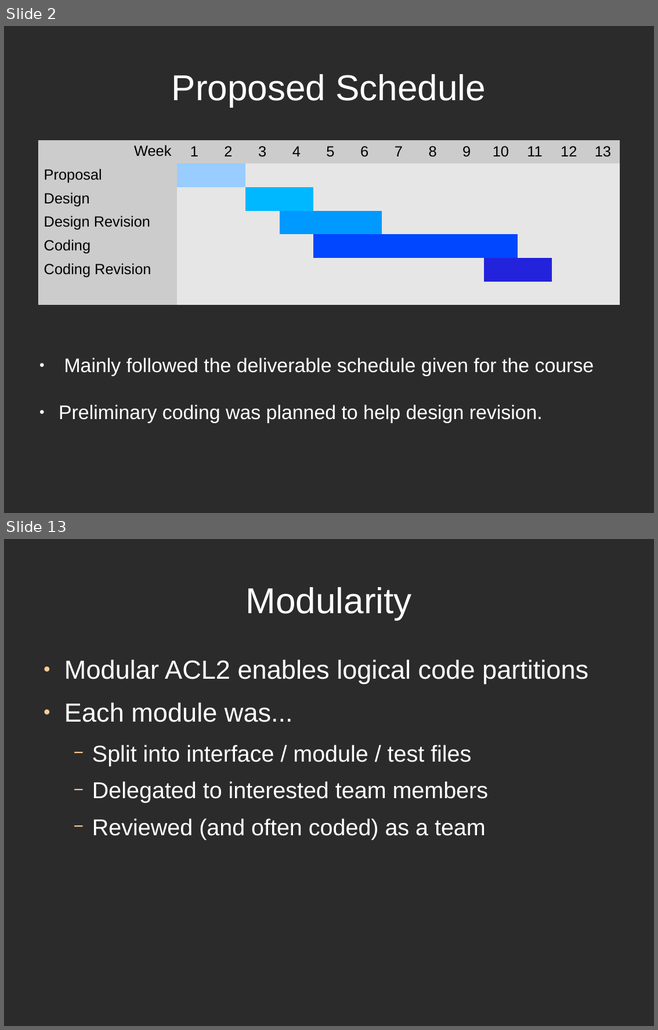
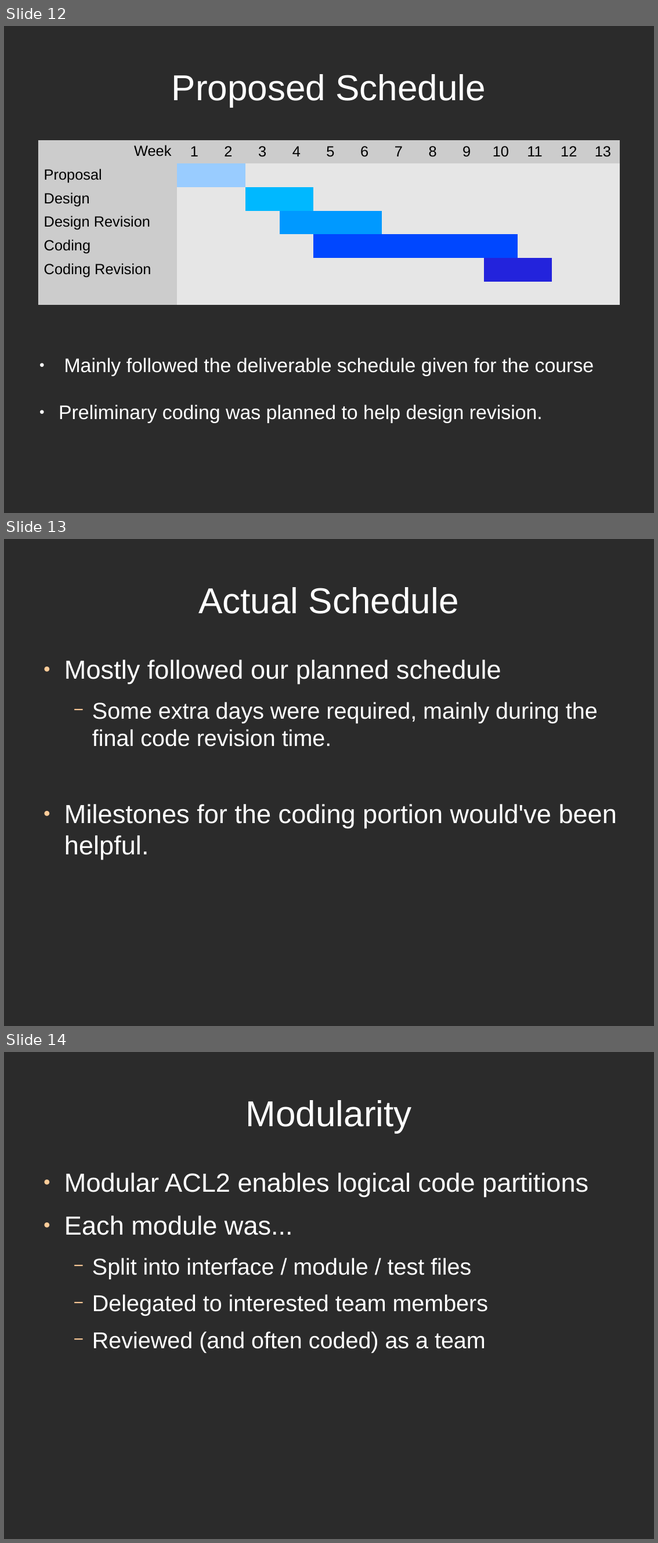
Before and after one commit to directrix1/se2, a slide deck: wip/SE2Presentation.odp. Shown one above the other, each under a label of ours: slides 2 and 13 before the commit, slides 12, 13 and 14 after it; the slides between them are not shown. The pictures are 658x1030 and 658x1543 pixels, drawn with LibreOffice and Linux fonts; fonts in the diff are those of the drawing; background and template pictures are left out; a plain dark background stands for a picture behind light text. Boxes give left, top, right and bottom in pixels: in the first picture for what was removed or moved away, otherwise in the second. Text is boxed around its words. In the diff, an @@ line names an element or a change of style, - is before the commit and + after.

```diff
--- a/wip/SE2Presentation.odp
+++ b/wip/SE2Presentation.odp
@@ slide 13 added at box(4, 539, 654, 1026), background picture (left out) @@
@@ title added at box(198, 587, 459, 614), 44 pt, text #FFFFFF @@
+Actual Schedule
@@ text added at box(64, 660, 616, 860), 32 pt, text #FFFFFF @@
+● Mostly followed our planned schedule
+  − Some extra days were required, mainly during the final code revision time.
+● Milestones for the coding portion would've been helpful.
@@ what was slide 2 is now slide 12 @@
@@ what was slide 13 is now slide 14 @@
```
Also in this commit, not shown: 1 slide changed.
